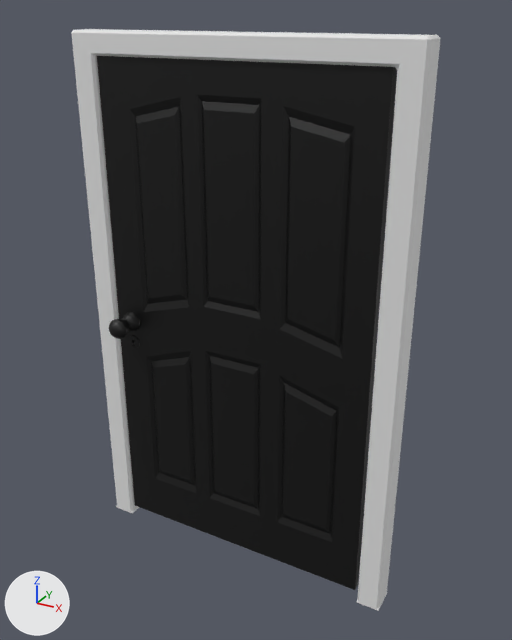
Before and after pictures for a commit that changed the Blender file Four Rooms Unity Project/Assets/Models/Door1.blend.
Both versions are drawn from a 50 mm camera at (1.36, -2.33, 2.23) aimed at (0.05, 0.05, 1.04). The axes (+X, +Y, +Z) are drawn at lower left. The lights are the same throughout.

The scene before the commit, as lines of its bpy script (objects in view):
```python
me_куб_009 = bpy.data.meshes.new('Куб.009')
me_куб_009.from_pydata(...)  # 136 vertices, 138 faces; spans x -13.3..13.3, y -1.0..1.0, z -21.3..21.3
me_плоскость_004 = bpy.data.meshes.new('Плоскость.004')
me_плоскость_004.from_pydata(...)  # 1362 vertices, 1262 faces; spans x -1.0..1.0, y -1.0..1.0, z -0.22..0.14
me_плоскость_004.materials.append(mat_материал_007)  # black #000000
ob_куб_005 = bpy.data.objects.new('Куб.005', me_куб_009)
ob_куб_005.location = (0.0, 0.0, 1.0)
ob_куб_005.scale = (0.054, 0.0598, 0.054)
ob_плоскость_003 = bpy.data.objects.new('Плоскость.003', me_плоскость_004)
ob_плоскость_003.location = (0.0, -0.045, 1.0)
ob_плоскость_003.rotation_euler = (1.571, 0.0, 0.0)  # degrees (90, 0, 0)
ob_плоскость_003.scale = (0.6, 1.1, 1.0)
```
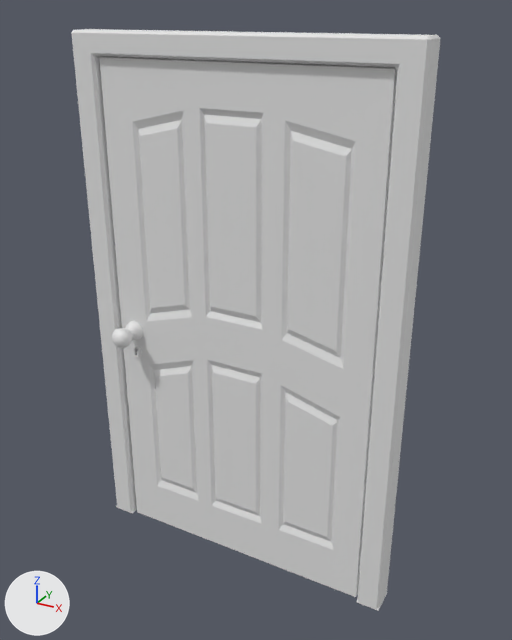
The newer file is also turned or shifted as a whole; pictures and numbers use the older file's frame.

Changed parts and their boxes (x1, y1, x2, y2) in the pictures (512 x 640 px):
'Плоскость.001', added: after (99, 56, 397, 597)
'Плоскость.003', deleted (black): before (97, 56, 397, 590)

The edits, one by one:
Material 'Материал.002' (mat_материал_002) is new.
Its base color is (0.8, 0.8, 0.8) (white #e7e7e7).
Mesh me_плоскость_001 is new.
It has 1360 vertices, 1262 faces and spans x -1.0..1.0, y -1.0..1.0, z -0.22..0.14.
Faces by material slot: [1261, 1].
It uses material mat_материал_002 (white #e7e7e7).
It uses material mat_материал_007 (black #000000).
Object 'Плоскость.003' (ob_плоскость_003) is deleted.
Object 'Плоскость.001' (ob_плоскость_001) is new; it shows me_плоскость_001.
Its location is (0.003, -0.034, 0.951).
Its rotation in degrees is (90, 0, 0).
Its scale is (0.6, 1.1, 1.0).
